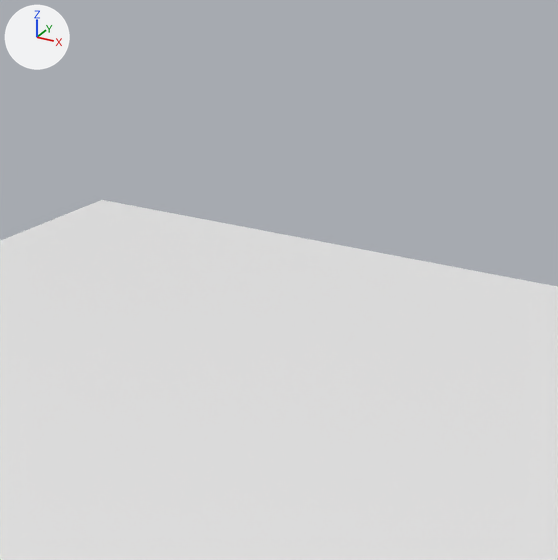
Renders of the Blender file build/core/static/assets/map.blend from each side of a commit.
Before and after are seen from a 50 mm lens placed at (1.42, -2.58, 6.29), pointed at (0.0, 0.0, 5.0). The axes (+X, +Y, +Z) are drawn at upper left. The lights are the same throughout.

In view in the first picture: 'FloorCollider'.
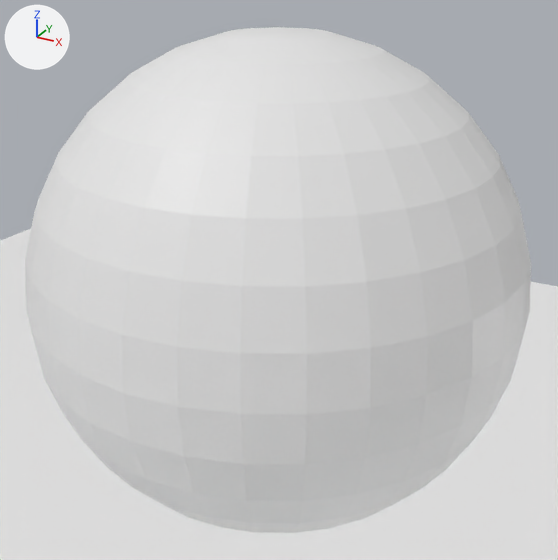
Pixel boxes [x1, y1, x2, y2] of what changed, in the pictures (558 x 560 px):
'Sphere', added: after [25, 27, 531, 533]
'FloorCollider', unchanged, covered by the edit: before [0, 200, 558, 560]; after [0, 229, 558, 560]

The edits, one by one:
Mesh me_sphere is new.
It is a UV sphere (32 segments, 16 rings, poles along z) spanning x -1.0..1.0, y -1.0..1.0, z -1.0..1.0.
Object 'Sphere' (ob_sphere) is new; it shows me_sphere.
Its location is (0.0, 0.0, 5.0).
